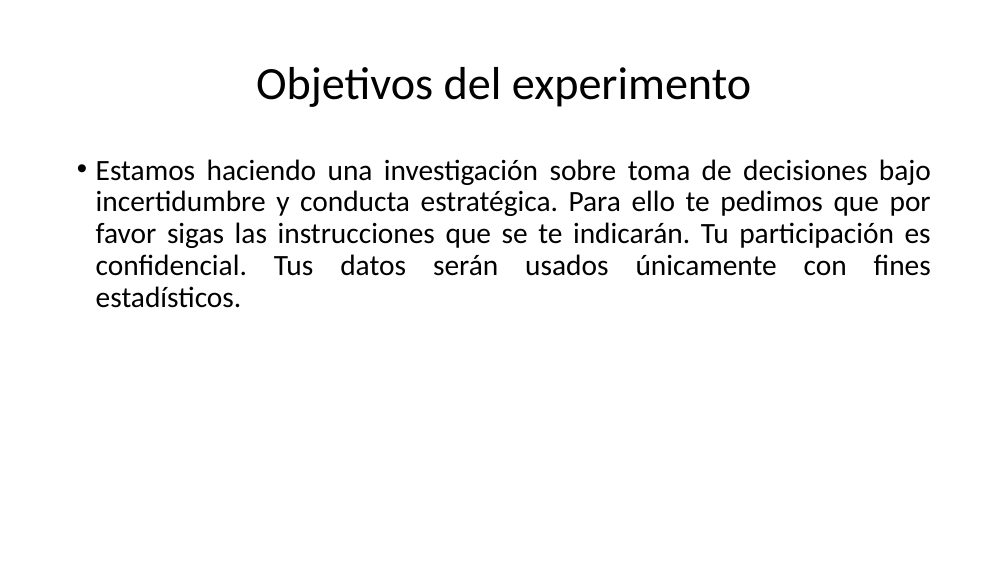
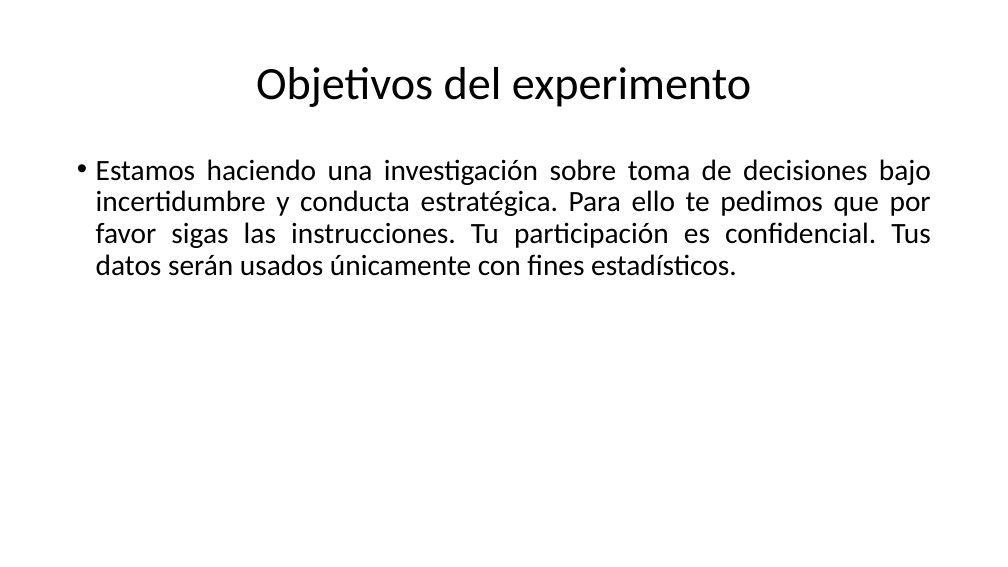
Before and after one commit to ManuelVU/Games-and-Quantal-Equilibrium, a slide deck: slide 2 of Instrucciones.pptx. Drawn at 1008x567 pixels with LibreOffice and Linux fonts; fonts in the diff are those of the drawing. Boxes give left, top, right and bottom in pixels: in the first picture for what was removed or moved away, otherwise in the second. Text is boxed around its words. In the diff, an @@ line names an element or a change of style, - is before the commit and + after.

```diff
--- a/Instrucciones.pptx
+++ b/Instrucciones.pptx
@@ text at (x1=96, y1=159, x2=931, y2=276): text changed @@
-• Estamos haciendo una investigación sobre toma de decisiones bajo incertidumbre y conducta estratégica. Para ello te pedimos que por favor sigas las instrucciones que se te indicarán. Tu participación es confidencial. Tus datos serán usados únicamente con fines estadísticos.
+• Estamos haciendo una investigación sobre toma de decisiones bajo incertidumbre y conducta estratégica. Para ello te pedimos que por favor sigas las instrucciones. Tu participación es confidencial. Tus datos serán usados únicamente con fines estadísticos.
```
Also in this commit, not shown: 3 other slides changed, 11 slides added, 1 slide removed.
